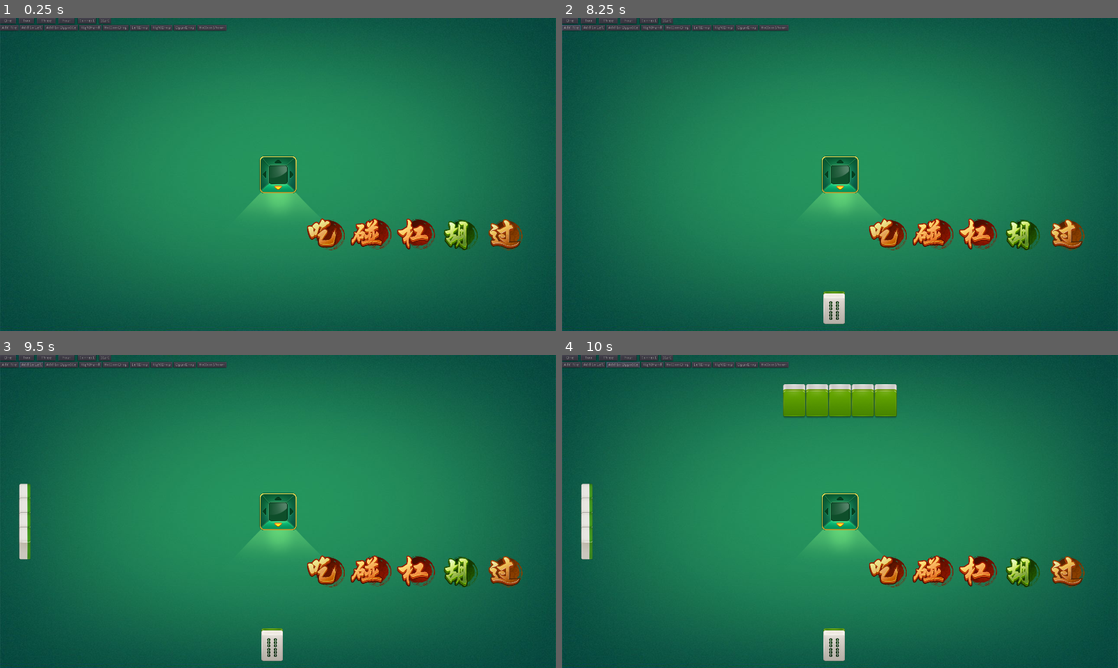
Above: before the commit, frames 1-4 (two rows, left to right).
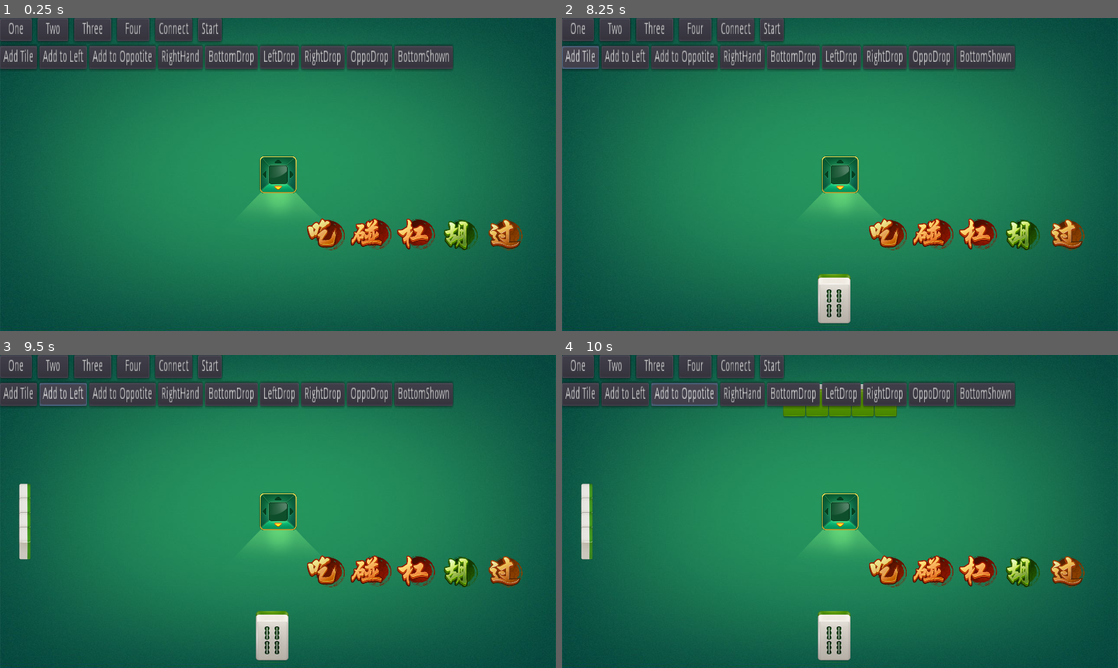
Above: after the commit, the same moments.

Repository: c-my/MahjongGame
Game: Godot game, scene res://Table/Table.tscn
Two runs of this game, one before a commit and one after it. Both use one fixed random seed, a clock stepped at 60 frames per second and the inputs below.
Inputs (mouse positions are in pixels of both pictures, inside the frame that each line leads up to):
- Up to frame 1 (0.25 s): no input
- Up to frame 2 (8.25 s): click "Start" at 0.5 s; click "Start" at 1.25 s; click (890, 233) at 2 s; click (934, 233) at 2.75 s; click (979, 233) at 3.5 s; click (1023, 233) at 4.25 s; click "One" at 5 s; click "Two" at 5.75 s; click "Three" at 6.5 s; click "Four" at 7.25 s; click "Add Tile" at 8 s
- Up to frame 3 (9.5 s): click "Add to Left" at 8.75 s
- Up to frame 4 (10 s): click "Add to Oppotite" at 9.5 s

The runs differ from the first frame. In frame 1, 8.4% of the frame differs, in the area x 0-82%, y 0-17%; in frame 2, 9.2%; in frame 3, 9.2%; in frame 4, 9.2%, in the area x 0-82%, y 0-98%.

Commit message:
zoom in test-buttons and hand tile

Diff:
--- a/Constants.gd
+++ b/Constants.gd
@@ -7,9 +7,11 @@
 
 class Tile:
 	enum Suit {Character, Bamboo, Dot, Wind, Dragon, Flower, Season}
-	const HEIGHT = 118
-	const WIDTH = 76
+	const BOTTOM_HAND_SCALE = 1.5
+	const HEIGHT = 118*BOTTOM_HAND_SCALE
+	const WIDTH = 76*BOTTOM_HAND_SCALE
 	const SELECT_HEIGHT = 30
+
 
 	const OPPOSITE_HAND_WIDTH = 79
 	const OPPOSITE_DROP_WIDTH = 76
--- a/Table/Table.tscn
+++ b/Table/Table.tscn
@@ -175,6 +175,7 @@
 [node name="VBoxContainer" type="VBoxContainer" parent="."]
 margin_right = 40.0
 margin_bottom = 40.0
+rect_scale = Vector2( 2, 4 )
 __meta__ = {
 "_edit_use_anchors_": false
 }
--- a/Tile.tscn
+++ b/Tile.tscn
@@ -4,6 +4,7 @@
 [ext_resource path="res://Tile.gd" type="Script" id=2]
 
 [node name="Sprite" type="Sprite"]
+scale = Vector2( 1.5, 1.5 )
 texture = ExtResource( 1 )
 centered = false
 vframes = 5
